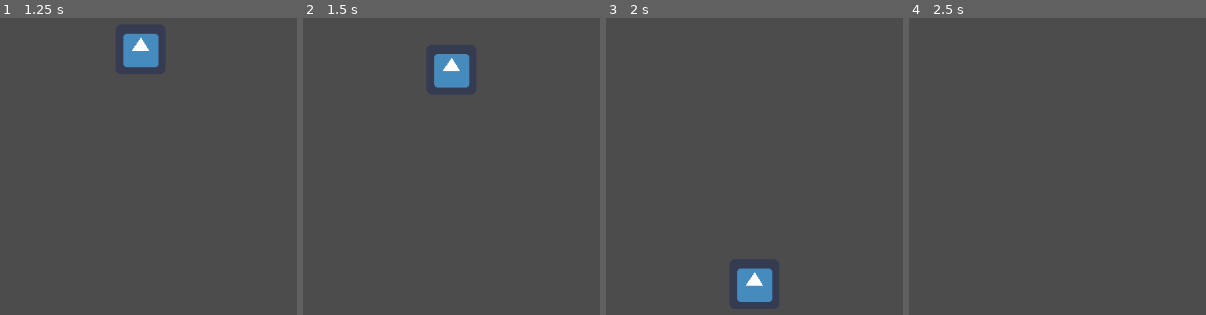
Above: before the commit, frames 1-4 (left to right).
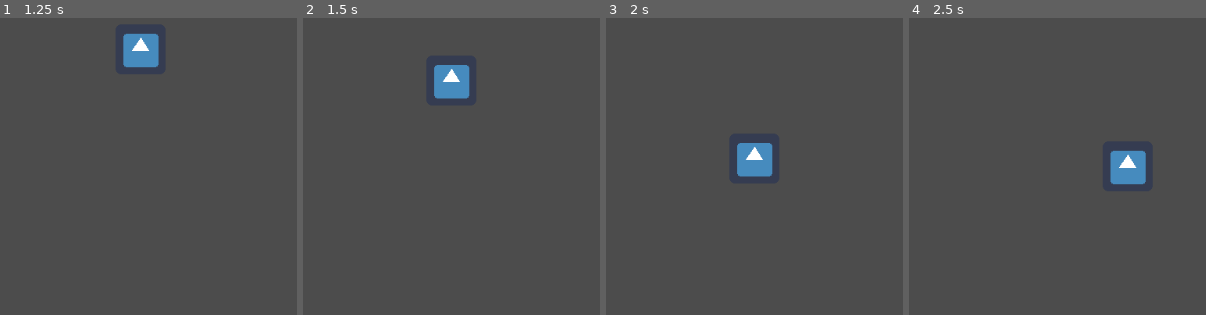
Above: after the commit, the same moments.

Repository: mati22124/testtt
Game: Godot game, scene res://Main Scene.tscn
Same seed, same stepped clock (60 frames per second), same inputs: the game is played once before the commit and once after it. The engine's default icon, where the game draws it, is replaced by a stand-in: a white triangle on a blue panel in a dark square.
Inputs:
- Up to frame 1 (1.25 s): tap Enter at 0.5 s; hold Right (move_right) from 0.53 s (still down)
- Up to frame 2 (1.5 s): release Right (move_right) at 1.28 s; hold Down (move_down) from 1.28 s (still down)
- Up to frame 3 (2 s): keep holding Down (move_down)
- Up to frame 4 (2.5 s): release Down (move_down) at 2.03 s; hold Right (move_right) from 2.03 s (still down)

Frame 1 is identical in both runs. In frame 2, 1.2% of the frame differs, in the area x 44-57%, y 12-28%; in frame 3, 2.7%, in the area x 44-57%, y 42-96%; in frame 4, 1.4%.

Commit message:
fixed up/down

Diff:
--- a/player.gd
+++ b/player.gd
@@ -3,7 +3,6 @@
 var score : int = 0
 var pushtest : int = 1
 var speed : int = 200
-var speedy : int = 20
 var jumpForce : int = 600
 var gravity : int = 800
 var vel : Vector2 = Vector2()
@@ -11,12 +10,13 @@
 
 func _physics_process(delta):
 	vel.x = 0
+	vel.y = 0
 	if Input.is_action_pressed("move_left"):
 		vel.x -= speed
 	if Input.is_action_pressed("move_right"):
 		vel.x += speed
 	if Input.is_action_pressed("move_up"):
-		vel.y -= speedy
+		vel.y -= speed
 	if Input.is_action_pressed("move_down"):
-		vel.y += speedy
+		vel.y += speed
 	vel = move_and_slide(vel, Vector2.UP)
